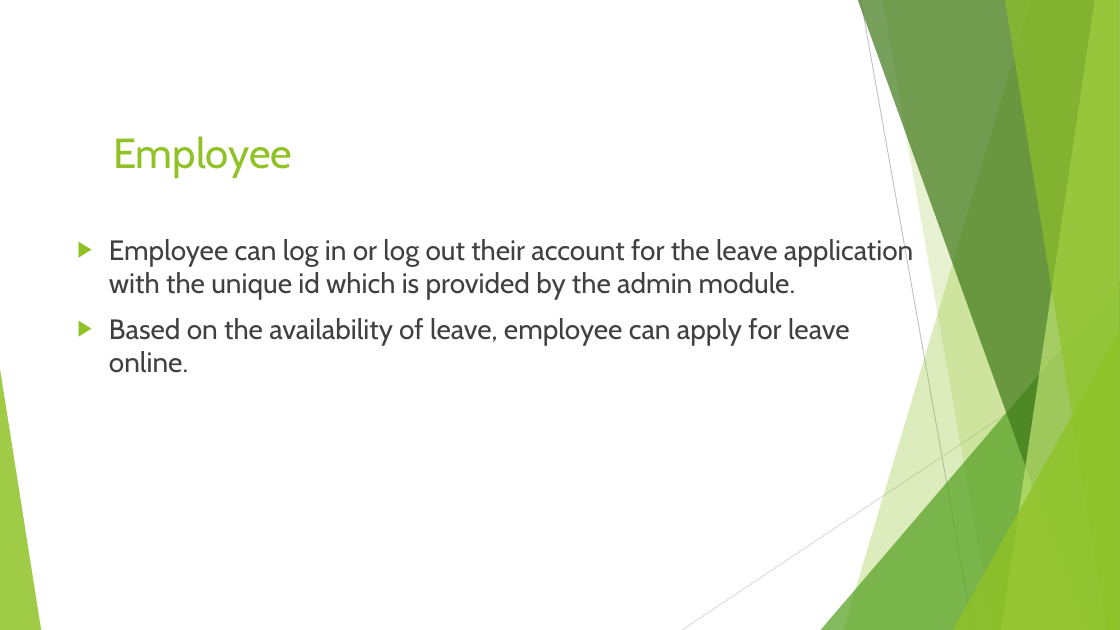
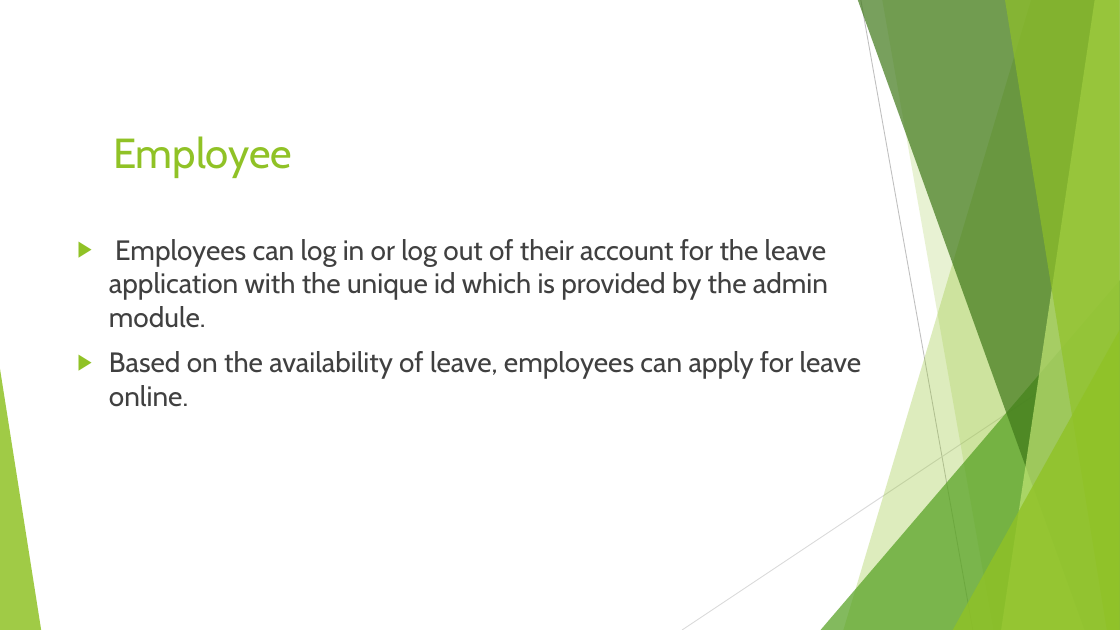
Before and after one commit to YG2003/Easy_leave, a slide deck: slide 8 of Leave Management System.pptx. Drawn at 1120x630 pixels with LibreOffice and Linux fonts; fonts in the diff are those of the drawing. Boxes give left, top, right and bottom in pixels: in the first picture for what was removed or moved away, otherwise in the second. Text is boxed around its words. In the diff, an @@ line names an element or a change of style, - is before the commit and + after.

```diff
--- a/Leave Management System.pptx
+++ b/Leave Management System.pptx
@@ text at (109, 239, 862, 407): text changed @@
-▶ Employee can log in or log out their account for the leave application with the unique id which is provided by the admin module.
-▶ Based on the availability of leave, employee can apply for leave online.
+▶ Employees can log in or log out of their account for the leave application with the unique id which is provided by the admin module.
+▶ Based on the availability of leave, employees can apply for leave online.
```
Also in this commit, not shown: 1 other file.
